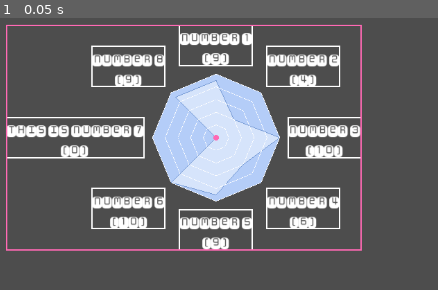
Above: before the commit, frame 1.
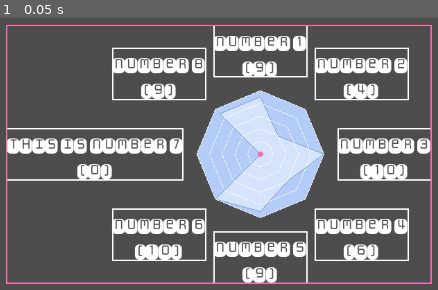
Above: after the commit, the same moment.

Repository: TheLsbt/godot_radar_graph
Game: Godot game, scene res://src/debug.tscn
Two runs of this game, one before a commit and one after it. Both use one fixed random seed, a clock stepped at 60 frames per second and the inputs below. The project has no main scene, so this scene is started directly.
Inputs:
- Up to frame 1 (0.05 s): no input

The runs differ from the first frame. In frame 1, 37% of the frame differs, in the area x 1-99%, y 2-98%.

Commit message:
Added tooltips for items

Diff:
--- a/src/debug.tscn
+++ b/src/debug.tscn
@@ -18,9 +18,8 @@
 step = 0.2
 rounded = true
 font = ExtResource("3_qa33r")
-font_size = 25
-title_seperation = 12.155
-font_padding = 4.79
+font_size = 32
+title_seperation = 20.0
 background_color = Color(0.705058, 0.802439, 0.972596, 1)
 graph_color = Color(0.8394, 0.89315, 0.984997, 1)
 graph_outline_color = Color(0.47168, 0.610492, 0.838542, 1)
@@ -30,41 +29,49 @@
 key_items = Array[Dictionary]([{
 "title": "Number 1
 ({value})",
+"tooltip": "tooltip 1",
 "use_custom_color": false,
 "value": 9.0
 }, {
 "title": "Number 2
 ({value})",
+"tooltip": "",
 "use_custom_color": false,
 "value": 4.0
 }, {
 "title": "Number 3
 ({value})",
+"tooltip": "",
 "use_custom_color": false,
 "value": 10.0
 }, {
 "title": "Number 4
 ({value})",
+"tooltip": "",
 "use_custom_color": false,
 "value": 6.0
 }, {
 "title": "Number 5
 ({value})",
+"tooltip": "",
 "use_custom_color": false,
 "value": 9.0
 }, {
 "title": "Number 6
 ({value})",
+"tooltip": "",
 "use_custom_color": false,
 "value": 10.0
 }, {
 "title": "This is Number 7
 ({value})",
+"tooltip": "",
 "use_custom_color": false,
 "value": 0.0
 }, {
 "title": "Number 8
 ({value})",
+"tooltip": "",
 "use_custom_color": false,
 "value": 9.0
 }])
@@ -75,34 +82,42 @@
 items/key_0/value = 9.0
 items/key_0/title = "Number 1
 ({value})"
+items/key_0/tooltip = "tooltip 1"
 items/key_0/use_custom_color = false
 items/key_1/value = 4.0
 items/key_1/title = "Number 2
 ({value})"
+items/key_1/tooltip = ""
 items/key_1/use_custom_color = false
 items/key_2/value = 10.0
 items/key_2/title = "Number 3
 ({value})"
+items/key_2/tooltip = ""
 items/key_2/use_custom_color = false
 items/key_3/value = 6.0
 items/key_3/title = "Number 4
 ({value})"
+items/key_3/tooltip = ""
 items/key_3/use_custom_color = false
 items/key_4/value = 9.0
 items/key_4/title = "Number 5
 ({value})"
+items/key_4/tooltip = ""
 items/key_4/use_custom_color = false
 items/key_5/value = 10.0
 items/key_5/title = "Number 6
 ({value})"
+items/key_5/tooltip = ""
 items/key_5/use_custom_color = false
 items/key_6/value = 0.0
 items/key_6/title = "This is Number 7
 ({value})"
+items/key_6/tooltip = ""
 items/key_6/use_custom_color = false
 items/key_7/value = 9.0
 items/key_7/title = "Number 8
 ({value})"
+items/key_7/tooltip = ""
 items/key_7/use_custom_color = false
 
 [node name="SpinBox" type="SpinBox" parent="."]
--- a/src/radar_graph.gd
+++ b/src/radar_graph.gd
@@ -13,7 +13,9 @@
 # TODO: Add a layer adjustment system, an array of String's that can be reorganised to adjust the
 # way the graph is rendered
 
-# TODO: Tooltips for the titles
+# TODO: Godot Docs
+
+# TODO: Github Guide
 
 enum Location {
 	UNKNOWN,
@@ -148,14 +150,33 @@
 	return key_items[index].get_or_add("title", "")
 
 
+func set_item_tooltip(index: int, item_tooltip: String) -> void:
+	if Merror.boundsi(index, 0, key_items.size() - 1, "index"):
+		return
+	key_items[index]["tooltip"] = item_tooltip
+
+
+func get_item_tooltip(index: int) -> String:
+	if Merror.boundsi(index, 0, key_items.size() - 1, "index"):
+		return ""
+	return key_items[index].get_or_add("tooltip", "")
+
+
+
+
 func _get_shifted_center() -> Vector2:
 	return Vector2(radius, radius)
 
 
+func _init() -> void:
+	_cache()
+
+
 func _get_tooltip(at_position: Vector2) -> String:
-	for rect in _title_rect_cache:
+	for index in range(key_count):
+		var rect := _title_rect_cache[index]
 		if rect.has_point(at_position - _render_shift):
-			return str(rect)
+			return get_item_tooltip(index)
 	return ""
 
 
@@ -252,7 +273,11 @@
 			"type": TYPE_STRING,
 			"hint": PROPERTY_HINT_MULTILINE_TEXT,
 		})
-
+		properties.append({
+			"name": "items/key_%d/tooltip" % i,
+			"type": TYPE_STRING,
+			"hint": PROPERTY_HINT_MULTILINE_TEXT,
+		})
 		properties.append({
 			"name": "items/key_%d/use_custom_color" % i,
 			"type": TYPE_BOOL,
@@ -279,6 +304,8 @@
 				return key_items[index].get_or_add("custom_color", Color.BLACK)
 			"title":
 				return key_items[index].get_or_add("title", "")
+			"tooltip":
+				return key_items[index].get_or_add("tooltip", "")
 	return
 
 
@@ -306,6 +333,9 @@
 				_cache()
 				queue_redraw()
 				return true
+			"tooltip":
+				key_items[index]["tooltip"] = value
+				return true
 	return false
 
 
@@ -321,7 +351,8 @@
 			return true
 		elif property == &"items/key_%d/custom_color" % index and get(property) != Color.BLACK:
 			return true
-
+		elif property == &"items/key_%d/tooltip" % index and get(property).length() > 0:
+			return true
 	return false
 
 
@@ -337,6 +368,8 @@
 			return false
 		elif property == &"items/key_%d/custom_color" % index:
 			return Color.BLACK
+		elif property == &"items/key_%d/tooltip" % index:
+			return ""
 
 	return false
 
